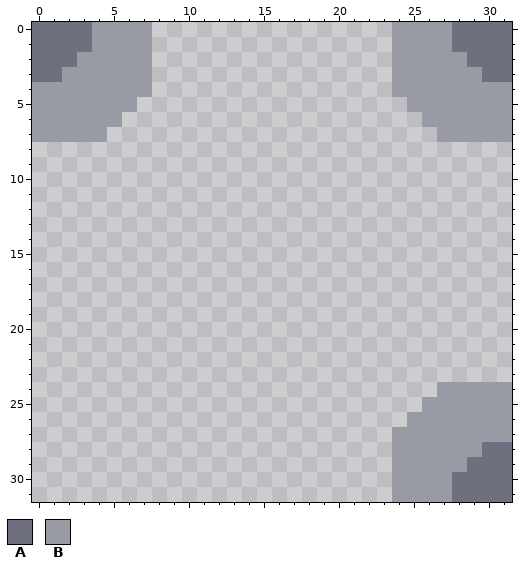
One commit to this pixel-art sprite: sprites/blocks/distribution/chiseled/inv-sorter/zzzh-chiseled-inverted-sorter-eight.png. That is the earlier state.
The file is 32x32 pixels.
Palette (. is transparent): A #6e7080  B #989aa4
Pixels before, first column x 0:
 0 AAAABBBB................BBBBAAAA
 1 AAAABBBB................BBBBAAAA
 2 AAABBBBB................BBBBBAAA
 3 AABBBBBB................BBBBBBAA
 4 BBBBBBBB................BBBBBBBB
 5 BBBBBBB..................BBBBBBB
 6 BBBBBB....................BBBBBB
 7 BBBBB......................BBBBB
 8 ................................
 9 ................................
10 ................................
11 ................................
12 ................................
13 ................................
14 ................................
15 ................................
16 ................................
17 ................................
18 ................................
19 ................................
20 ................................
21 ................................
22 ................................
23 ................................
24 ...........................BBBBB
25 ..........................BBBBBB
26 .........................BBBBBBB
27 ........................BBBBBBBB
28 ........................BBBBBBAA
29 ........................BBBBBAAA
30 ........................BBBBAAAA
31 ........................BBBBAAAA
The same view after the edit:
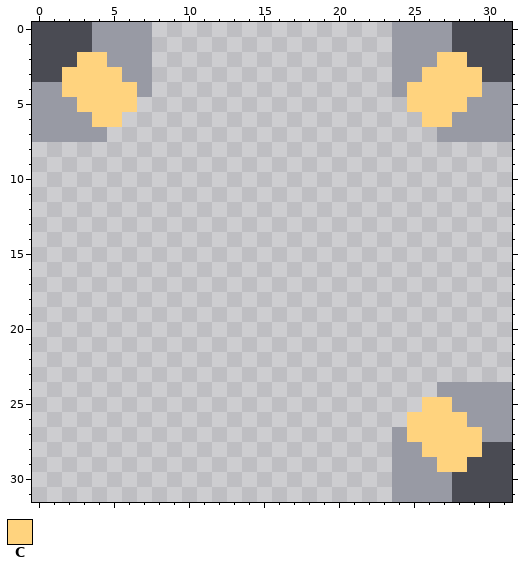
Colours new in this view: C #ffd37e
Diff:
colour A: #6e7080 -> #4a4b53
Changed rows in their new state; - is a pixel that keeps its letter.
first column x 2:
 2 -CC----------------------CC-
 3 CCCC--------------------CCCC
 4 CCCCC------------------CCCCC
 5 -CCCC------------------CCCC-
 6 --CC--------------------CC--
first column x 25:
25 -CC--
26 CCCC-
27 CCCCC
28 -CCCC
29 --CC-
